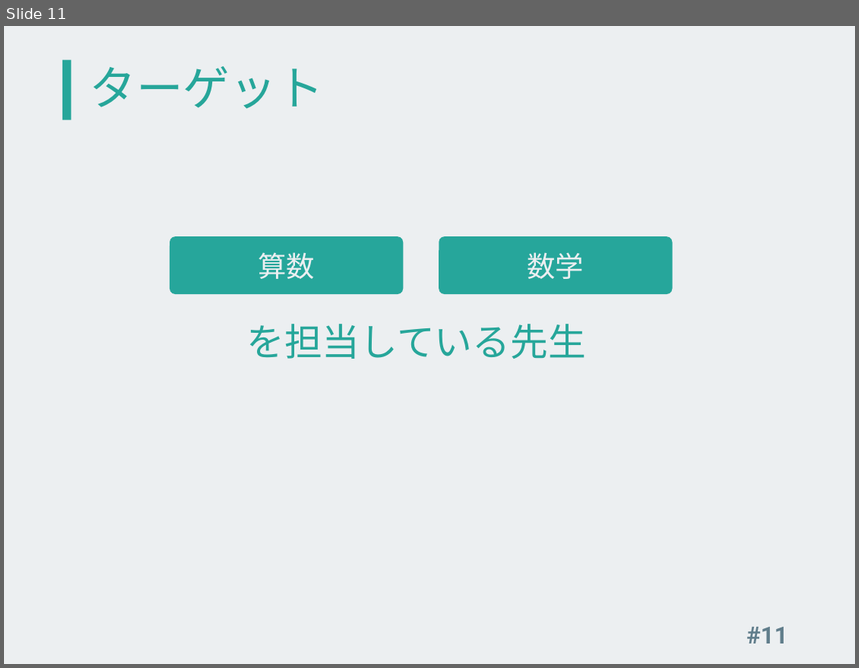
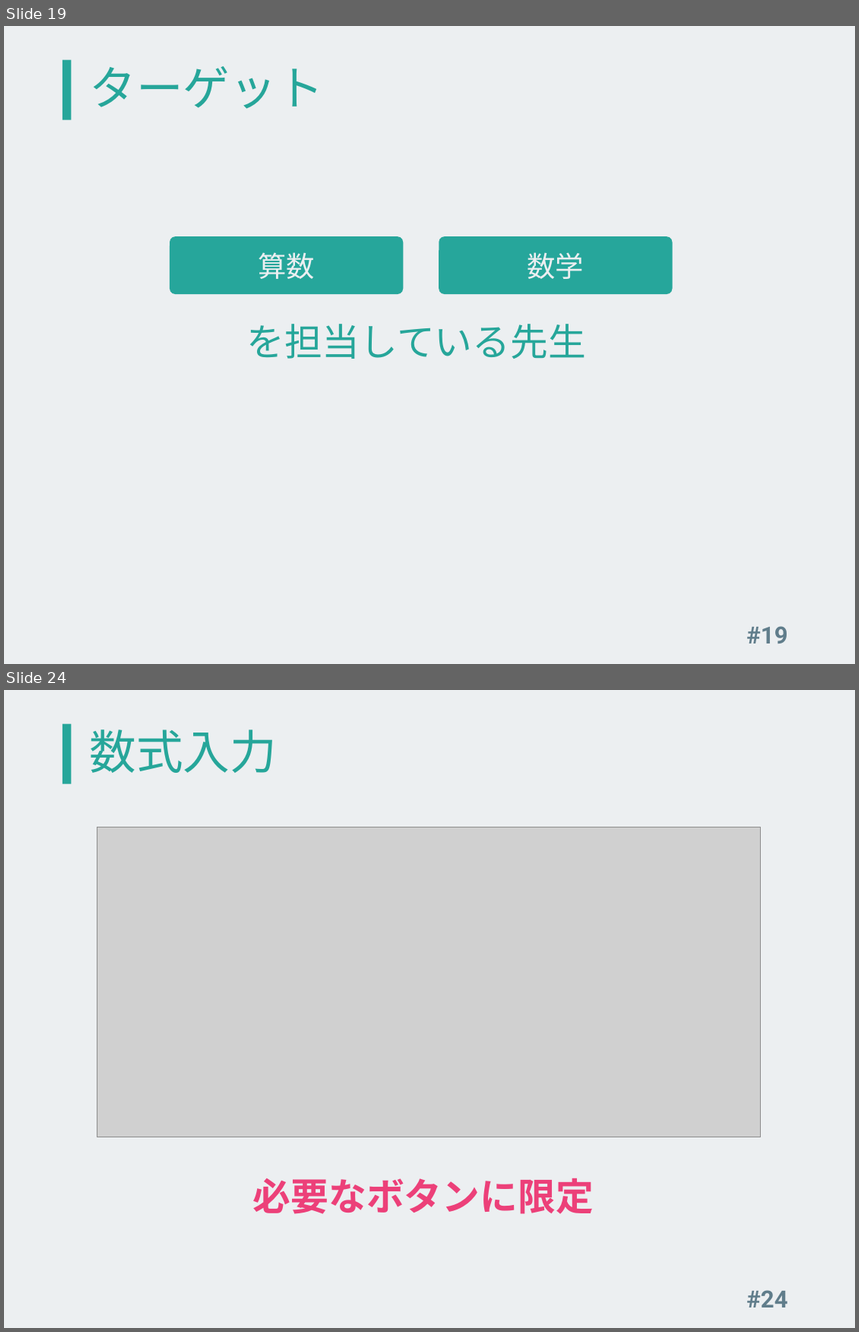
Before and after one commit to kinc-shinshu/smat-presentation, a slide deck: slide.pptx. Shown one above the other, each under a label of ours: slide 11 before the commit, slides 19 and 24 after it; the slides between them are not shown. The pictures are 859x668 and 859x1332 pixels, drawn with LibreOffice and Linux fonts; fonts in the diff are those of the drawing; grey boxes stand for pictures. Boxes give left, top, right and bottom in pixels: in the first picture for what was removed or moved away, otherwise in the second. Text is boxed around its words. In the diff, an @@ line names an element or a change of style, - is before the commit and + after.

```diff
--- a/slide.pptx
+++ b/slide.pptx
@@ slide 24 added at <box>4,690,855,1328</box>, background #ECEFF1; not listed: 1 template element that a slide beside it also shows @@
@@ title added at <box>90,730,277,773</box>, 39.6 pt, text #26A69A @@
+数式入力
@@ picture added at <box>97,828,761,1138</box> @@
@@ text added at <box>253,1179,594,1214</box>, 32 pt, text #EC4079, bold @@
+必要なボタンに限定
@@ page number added at <box>747,1290,788,1308</box>, 20 pt, text #607D8B, bold @@
+#24
@@ what was slide 11 is now slide 19 @@
@@ page number at <box>747,626,788,644</box>: text changed @@
-#11
+#19
```
Also in this commit, not shown: 2 slides changed, 13 other slides added, 1 slide removed, 6 other files.
